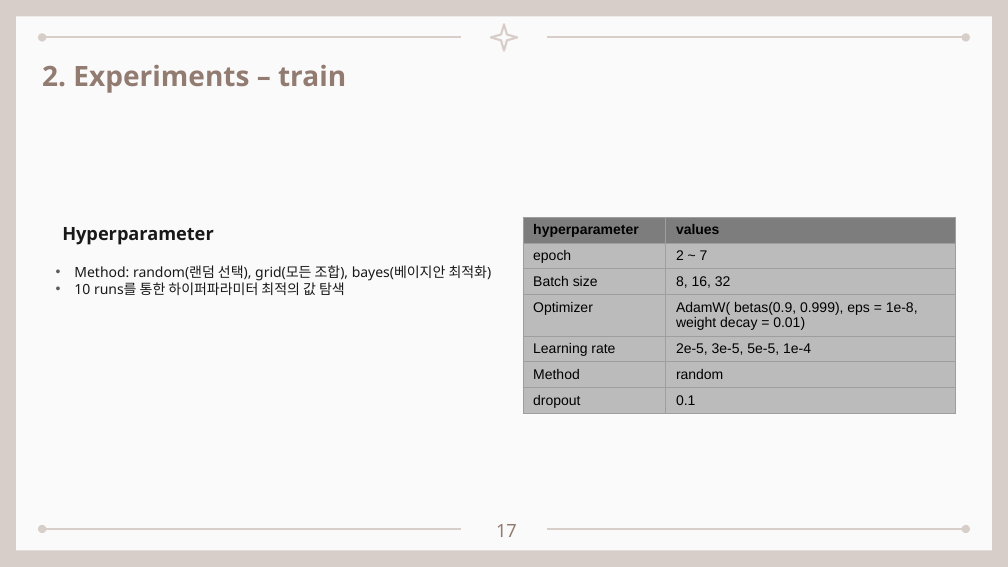
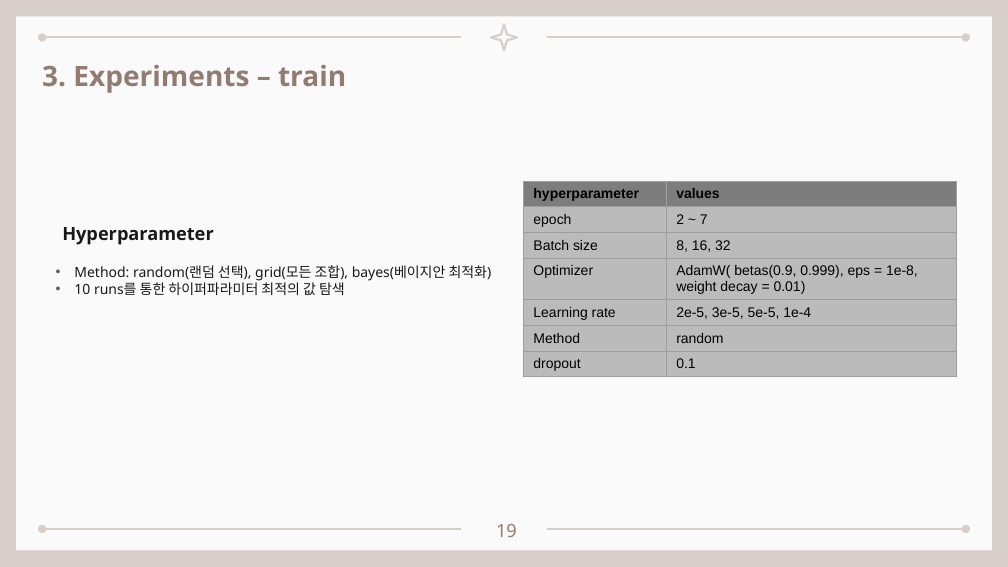
Before and after one commit to seungdeng/DELab, a slide deck: slide 19 of PPT/(이승건)250304_BERT멘토링리뷰.pptx (slide 17 before the commit). Drawn at 1008x567 pixels with LibreOffice and Linux fonts; fonts in the diff are those of the drawing. Boxes give left, top, right and bottom in pixels: in the first picture for what was removed or moved away, otherwise in the second. Text is boxed around its words. In the diff, an @@ line names an element or a change of style, - is before the commit and + after.

```diff
--- a/PPT/(이승건)250304_BERT멘토링리뷰.pptx
+++ b/PPT/(이승건)250304_BERT멘토링리뷰.pptx
@@ text at (42,65,346,93): text changed @@
-2. Experiments – train
+3. Experiments – train
@@ table: place and size @@
-table at (523,218,957,422)
+table at (523,181,957,386)
@@ page number at (496,524,517,537): text changed @@
-17
+19
```
Also in this commit, not shown: 18 other slides changed, 2 slides added, 1 other file.
